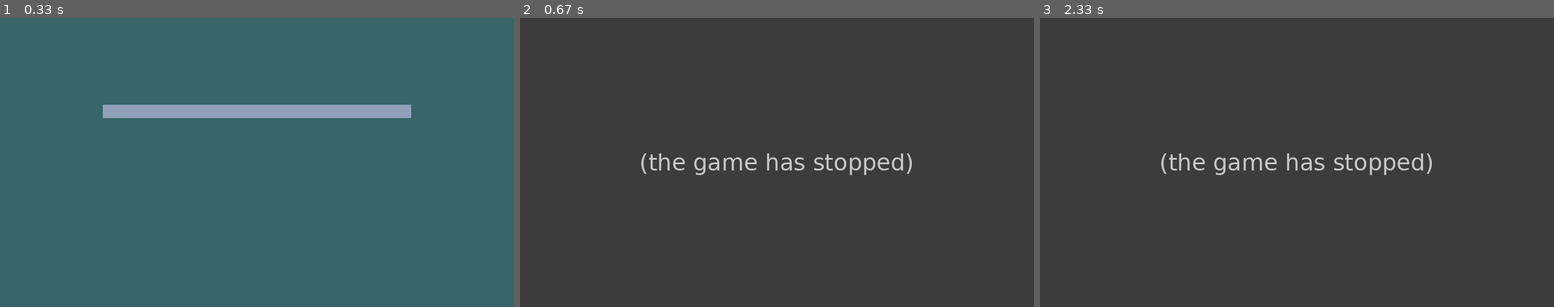
Above: before the commit, frames 1-3 (left to right).
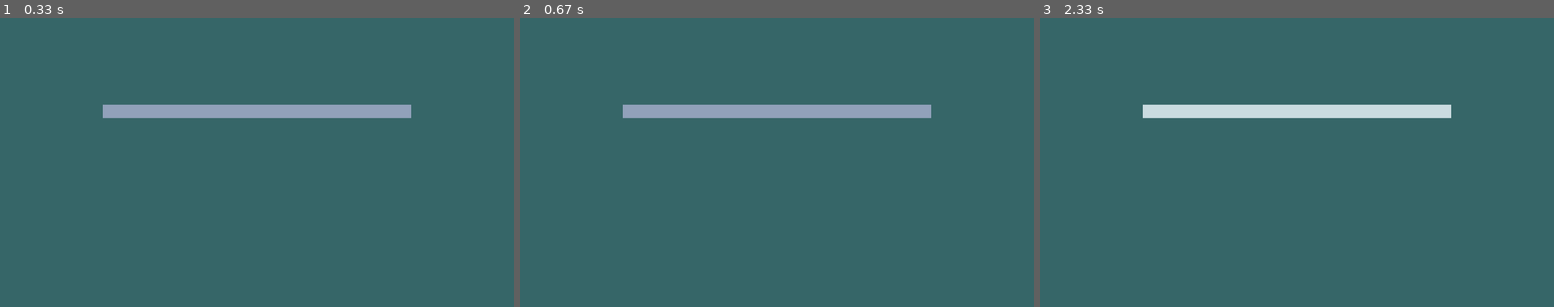
Above: after the commit, the same moments.

Repository: Meemog/2022-NEA-project
Game: pygame game, started from pygame stuff/first iteration iter 1.py
Two runs of this game, one before a commit and one after it. Both use one fixed random seed, a clock stepped at 60 frames per second and the inputs below.
Inputs (mouse positions are in pixels of both pictures, inside the frame that each line leads up to):
- Up to frame 1 (0.33 s): no input
- Up to frame 2 (0.67 s): hold Backspace from 0.33 s (still down)
- Up to frame 3 (2.33 s): release Backspace at 0.8 s; click (1297, 110) at 2.03 s; hold Enter from 2.32 s (still down)

Frame 1 is identical in both runs. In frame 2, 100% of the frame differs, in the area x 0-100%, y 0-100%; in frame 3, 100%.
Error before the commit: NameError: name 'typing' is not defined (first iteration iter 1.py line 73); the game stopped at 0.33 s (later frames are placeholders)

Commit message:
made so that the letter stops moving accross the screen when it is in the middle, deleting will bring previous letters back

Diff:
--- a/pygame stuff/first iteration iter 1.py
+++ b/pygame stuff/first iteration iter 1.py
@@ -29,20 +29,24 @@
 boxY = 6 * dispHeight / 20
 #defines the box position
 boxCoords = (boxX, boxY)
+#defines box colour
 boxColour = boxColourDormant
-#defines box colour
+#defines box in format of a pygame.rect()
 box = pygame.Rect(boxCoords, (boxWidth, boxHeight))
-#defines box in format of a pygame.rect()
+#sets text string to empty so it can be added to later
 text = ''
-#sets text string to empty so it can be added to later
+#removedText will be a list that is treated as a stack, removing from the end and adding to the end
+removedText = []
+#sets the font to the default with size 32
 font = pygame.font.Font(None, fontSize)
-#sets the font to the default with size 32
 #time between backspaces
 timeBetweenBackspaces = 50
 #time since last backspace
 timeSinceLastBackspace = 0
 #boolean for whether or not the current text is being deleted
 deleting = False
+#typing boolean to determine if the textbox is focused
+typing = False
 
 #experimental bits
 pygame.key.start_text_input()
@@ -74,6 +78,7 @@
             if event.key == pygame.K_RETURN:
                 print(text) #does stuff with the text that was written
                 text = ''   #resets the text to empty string
+                removedText = []
             #detects backspace being pressed down
             elif event.key == pygame.K_BACKSPACE:
                 text = text[:-1] #removes 1 letter from the end of the text
@@ -81,20 +86,36 @@
                 timeSinceLastBackspace = 0
             else:
                 text += event.unicode
+
         elif event.type == pygame.KEYUP:
             if event.key == pygame.K_BACKSPACE:
                 deleting = False
+                #brings back a letter that was removed if the string was too long
+                if len(removedText) > 0:
+                    text = removedText.pop() + text
+
     #deletes text while the key is held down
     if deleting and timeSinceLastBackspace > timeBetweenBackspaces and typing:
         text = text[:-1]
         timeSinceLastBackspace = 0
+        #brings a letter back from the string
+        if len(removedText) > 0:
+            text = removedText.pop() + text
 
+    #gets the time since thelast frame in milliseconds
     timeSinceLastBackspace += gameClock.get_time()
 
+    #removes a character at the start when text is too long
+    if font.size(text)[0] > boxWidth / 2:
+        removedText.append(text[0])
+        text = text[1:]
+
+    textRender = font.render(text, True, textColour)
+    #draws rectangle (textbox)
+
     window.fill(backColour)
-    textRender = font.render(text, True, textColour)
     pygame.draw.rect(window, boxColour, box)
-    #draws a rectangle with colour boxColour
+    #draws the text over the rectangle
     window.blit(textRender, (boxX+5, boxY+5))
 
     pygame.display.update()
